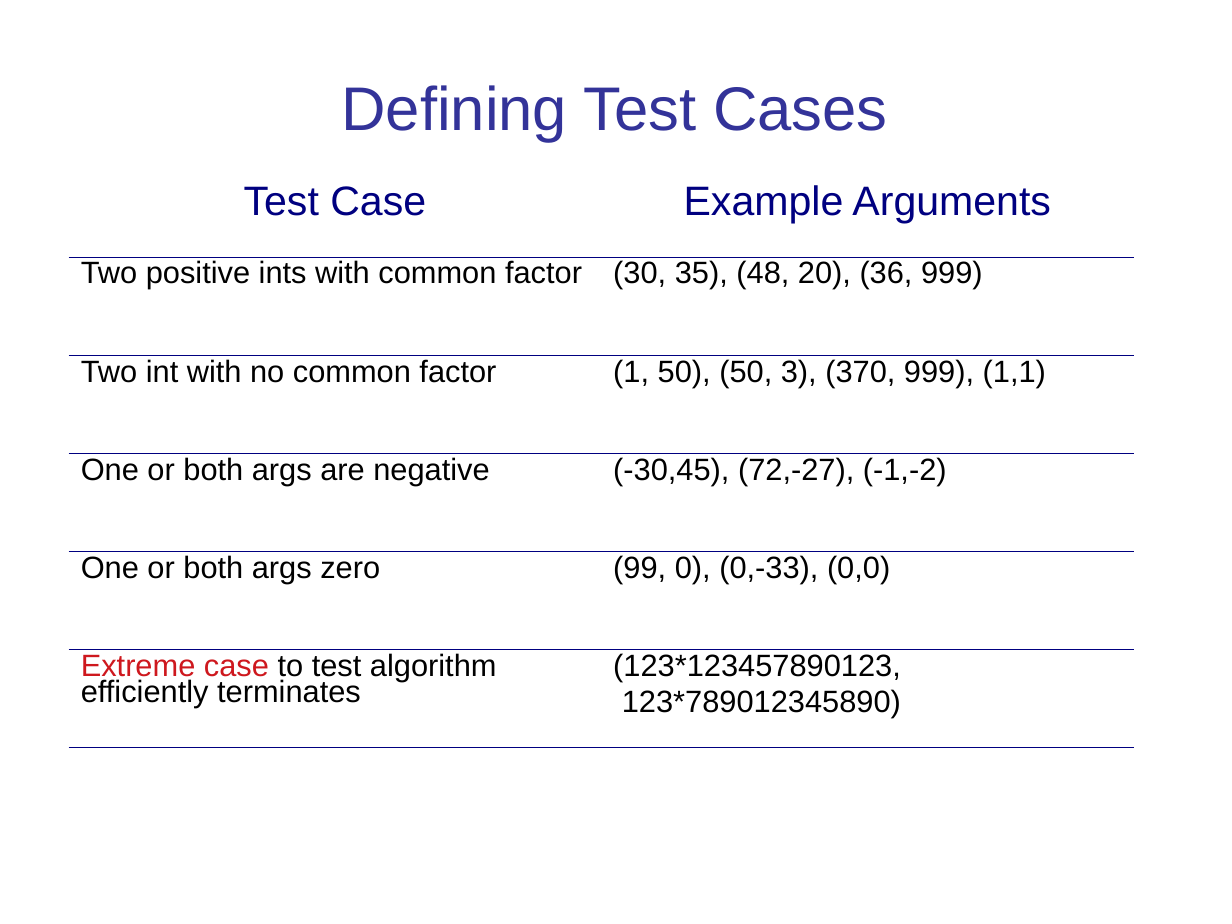
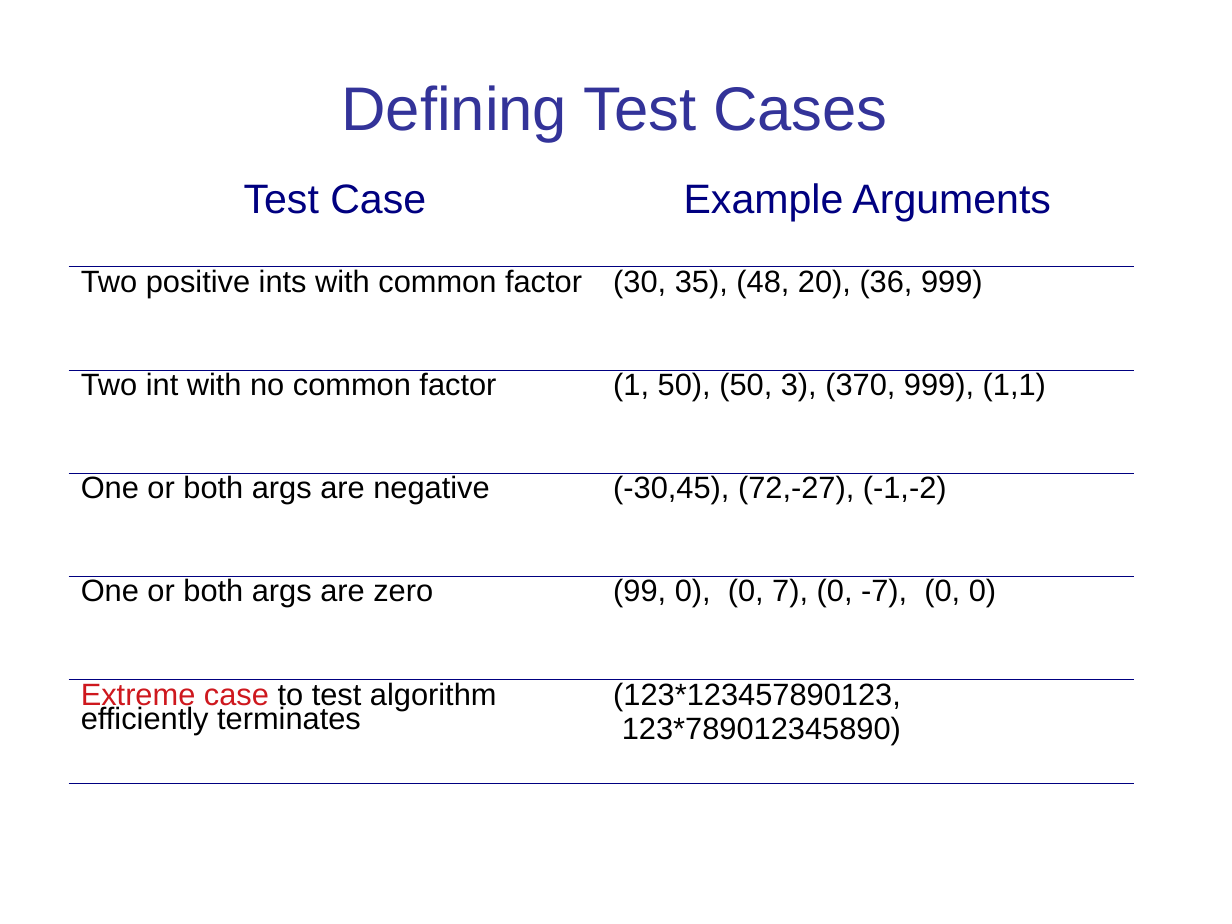
Before and after one commit to cpske/ISP, a slide deck: slide 14 of testing/Intro-to-Unit-Testing.ppt (slide 11 before the commit). Drawn at 1232x924 pixels with LibreOffice and Linux fonts; fonts in the diff are those of the drawing. Boxes give left, top, right and bottom in pixels: in the first picture for what was removed or moved away, otherwise in the second. Text is boxed around its words. In the diff, an @@ line names an element or a change of style, - is before the commit and + after.

```diff
--- a/testing/Intro-to-Unit-Testing.ppt
+++ b/testing/Intro-to-Unit-Testing.ppt
@@ table at [69, 181, 1133, 849] @@
-row 5, column 1: One or both args zero
+row 5, column 1: One or both args are zero
-row 5, column 2: (99, 0), (0,-33), (0,0)
+row 5, column 2: (99, 0), (0, 7), (0, -7), (0, 0)
@@ line spacing 0.76 to 0.71 @@
```
Also in this commit, not shown: 8 other slides changed, 8 slides added, 4 slides removed, 6 other files.
